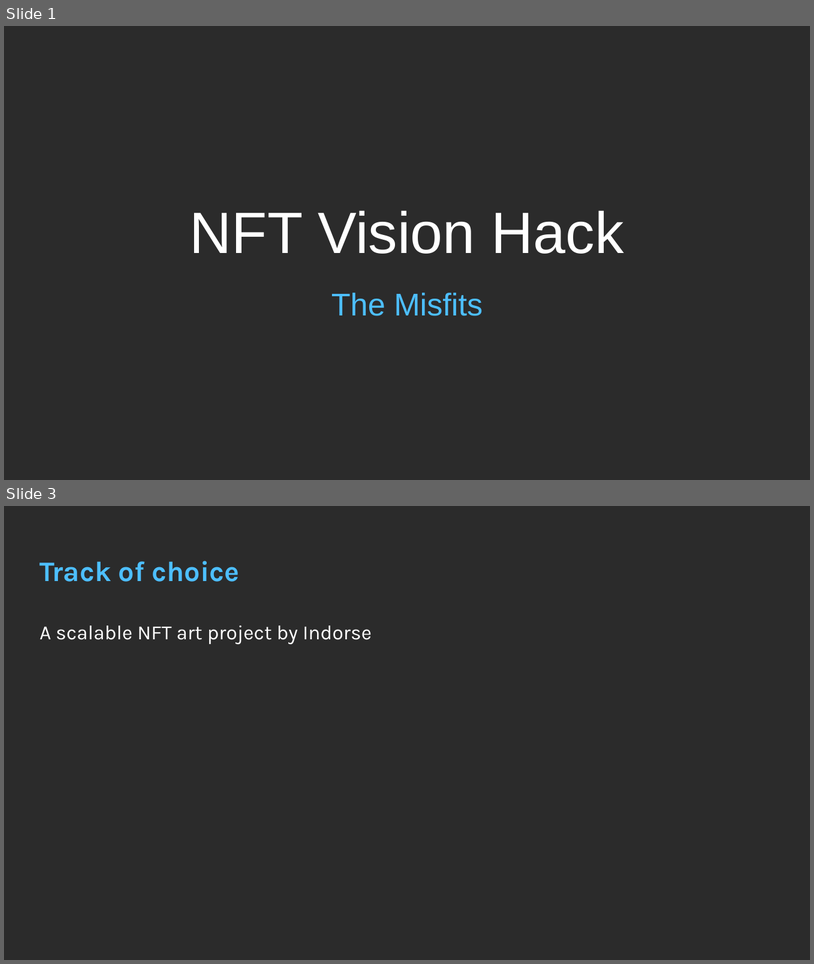
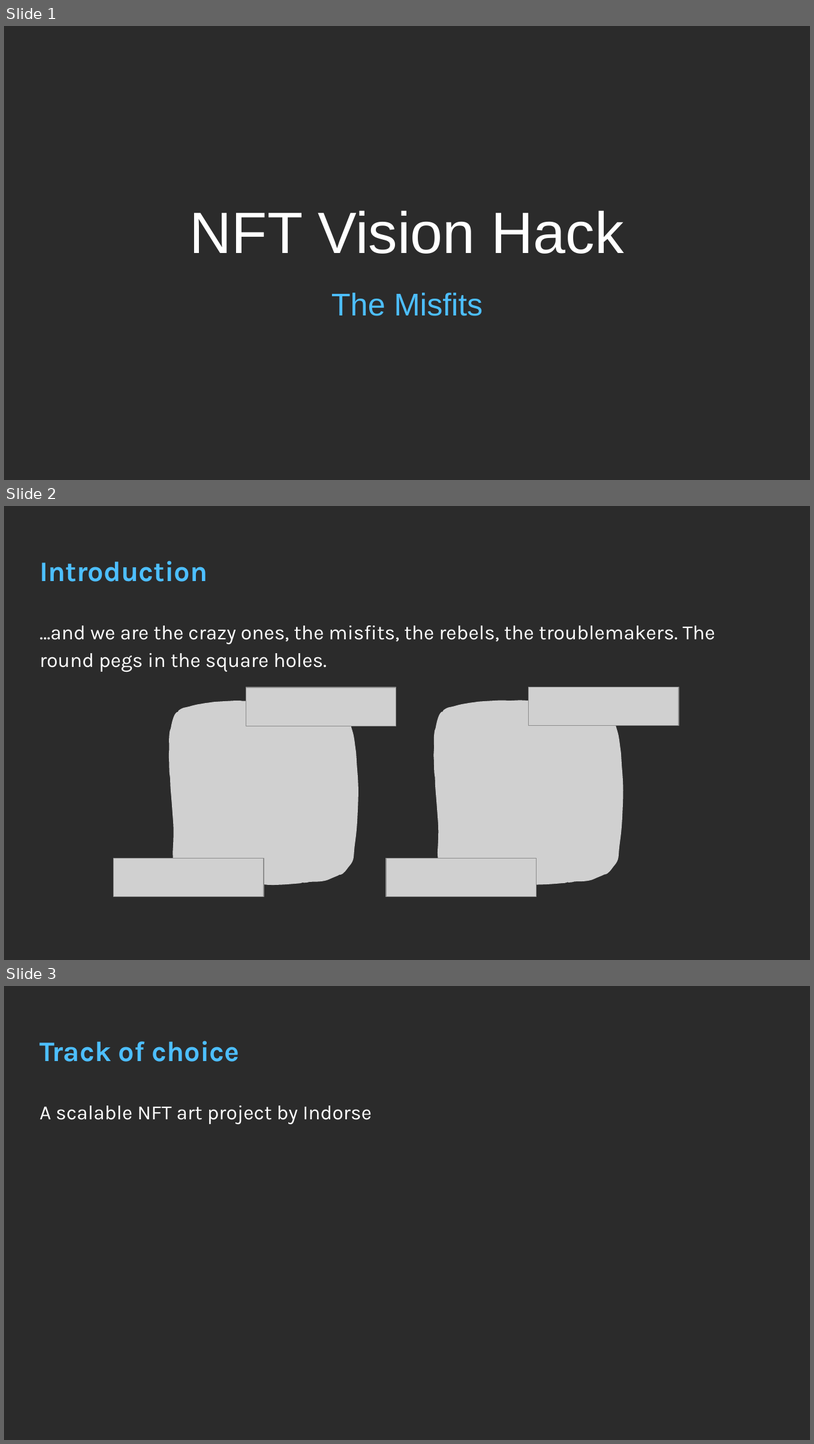
Before and after one commit to skhiearth/AvataaarsX, a slide deck: NFT Vision Hack Deck.pptx. Shown one above the other, each under a label of ours: slides 1 and 3 before the commit, slides 1, 2 and 3 after it; the slides between them are not shown. The pictures are 814x964 and 814x1444 pixels, drawn with LibreOffice and Linux fonts; fonts in the diff are those of the drawing; grey boxes stand for pictures; background and template pictures are left out; a plain dark background stands for a picture behind light text. Boxes give left, top, right and bottom in pixels: in the first picture for what was removed or moved away, otherwise in the second. Text is boxed around its words. In the diff, an @@ line names an element or a change of style, - is before the commit and + after.

```diff
--- a/NFT Vision Hack Deck.pptx
+++ b/NFT Vision Hack Deck.pptx
@@ slide 2 added at <box>4,506,810,960</box>, background picture (left out) @@
@@ title added at <box>39,561,207,582</box>, 25.2 pt, text #4DBFFF, bold @@
+Introduction
@@ text added at <box>39,625,716,672</box>, 18 pt, text #FFFFFF @@
+…and we are the crazy ones, the misfits, the rebels, the troublemakers. The round pegs in the square holes.
@@ picture added at <box>168,700,358,885</box> @@
@@ picture added at <box>246,687,396,726</box> @@
@@ picture added at <box>434,699,623,884</box> @@
@@ picture added at <box>529,687,679,726</box> @@
@@ picture added at <box>114,858,264,896</box> @@
@@ picture added at <box>386,858,536,896</box> @@
```
Also in this commit, not shown: 1 slide removed, 2 other files.
